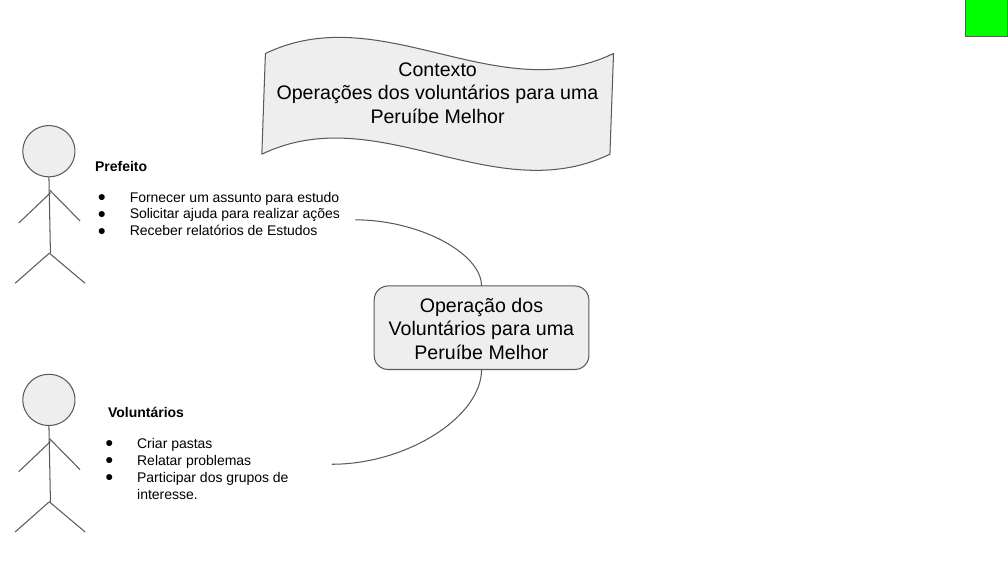
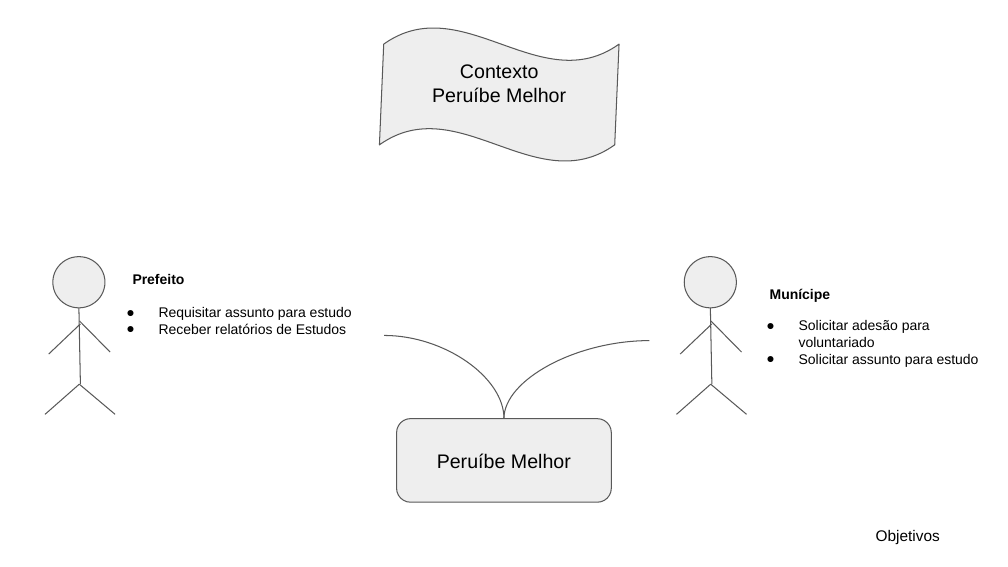
Before and after one commit to Archeros-Devs/Artefatos, a slide deck: slide 2 of 15 - Arquitetura de Negócio para cada Cenário.pptx. Drawn at 1008x567 pixels with LibreOffice and Linux fonts; fonts in the diff are those of the drawing. Boxes give left, top, right and bottom in pixels: in the first picture for what was removed or moved away, otherwise in the second. Text is boxed around its words. In the diff, an @@ line names an element or a change of style, - is before the commit and + after.

```diff
--- a/15 - Arquitetura de Negócio para cada Cenário.pptx
+++ b/15 - Arquitetura de Negócio para cada Cenário.pptx
@@ wave "Contexto Peruíbe Melhor": place and size @@
-wave "Contexto Peruíbe Melhor" at (262,36,614,170)
+wave "Contexto Peruíbe Melhor" at (379,27,619,161)
@@ wave "Contexto Peruíbe Melhor" at (379,27,619,161): proportions changed @@
@@ rectangle removed at (966,0,1008,36) @@
@@ text in wave at (432,64,566,103): text changed @@
-Contexto
-Operações dos voluntários para uma Peruíbe Melhor
+Contexto
+Peruíbe Melhor
@@ text "Prefeito": place and size @@
-text "Prefeito" at (95,161,147,171)
+text "Prefeito" at (133,274,185,284)
@@ ellipse: place and size @@
-ellipse at (23,374,76,425)
+ellipse at (684,257,737,308)
@@ text added at (770,288,830,302), 10 pt, text #000000, bold @@
+Munícipe
@@ 5 lines, 1 ellipse: place and size @@
-5 lines, 1 ellipse at (15,126,85,283)
+5 lines, 1 ellipse at (45,257,115,414)
@@ text added at (159,307,352,334), 10 pt, text #000000 @@
+● Requisitar assunto para estudo
+● Receber relatórios de Estudos
@@ line moved from (49, 438) - (80, 470) to (711, 321) - (742, 352) @@
@@ text at (799,320,979,367): text changed @@
-● Fornecer um assunto para estudo
-● Solicitar ajuda para realizar ações
-● Receber relatórios de Estudos
+● Solicitar adesão para voluntariado
+● Solicitar assunto para estudo
@@ curved line moved from (356, 220) - (482, 286) to (384, 336) - (504, 418) @@
@@ curved line moved from (332, 465) - (482, 370) to (649, 341) - (504, 418) @@
@@ 4 lines: place and size @@
-4 lines at (15,425,85,532)
+4 lines at (676,307,747,414)
@@ text removed at (108,406,184,417) @@
-Voluntários
@@ rounded rectangle "Peruíbe Melhor": place and size @@
-rounded rectangle "Peruíbe Melhor" at (374,286,589,370)
+rounded rectangle "Peruíbe Melhor" at (397,418,612,502)
@@ text removed at (137,438,289,499) @@
-● Criar pastas
-● Relatar problemas
-● Participar dos grupos de interesse.
@@ text in rounded rectangle at (437,453,571,469): text changed @@
-Operação dos Voluntários para uma Peruíbe Melhor
+Peruíbe Melhor
@@ text added at (876,530,940,545), 11 pt, text #000000 @@
+Objetivos
```
Also in this commit, not shown: 4 other slides changed, 10 other files.
